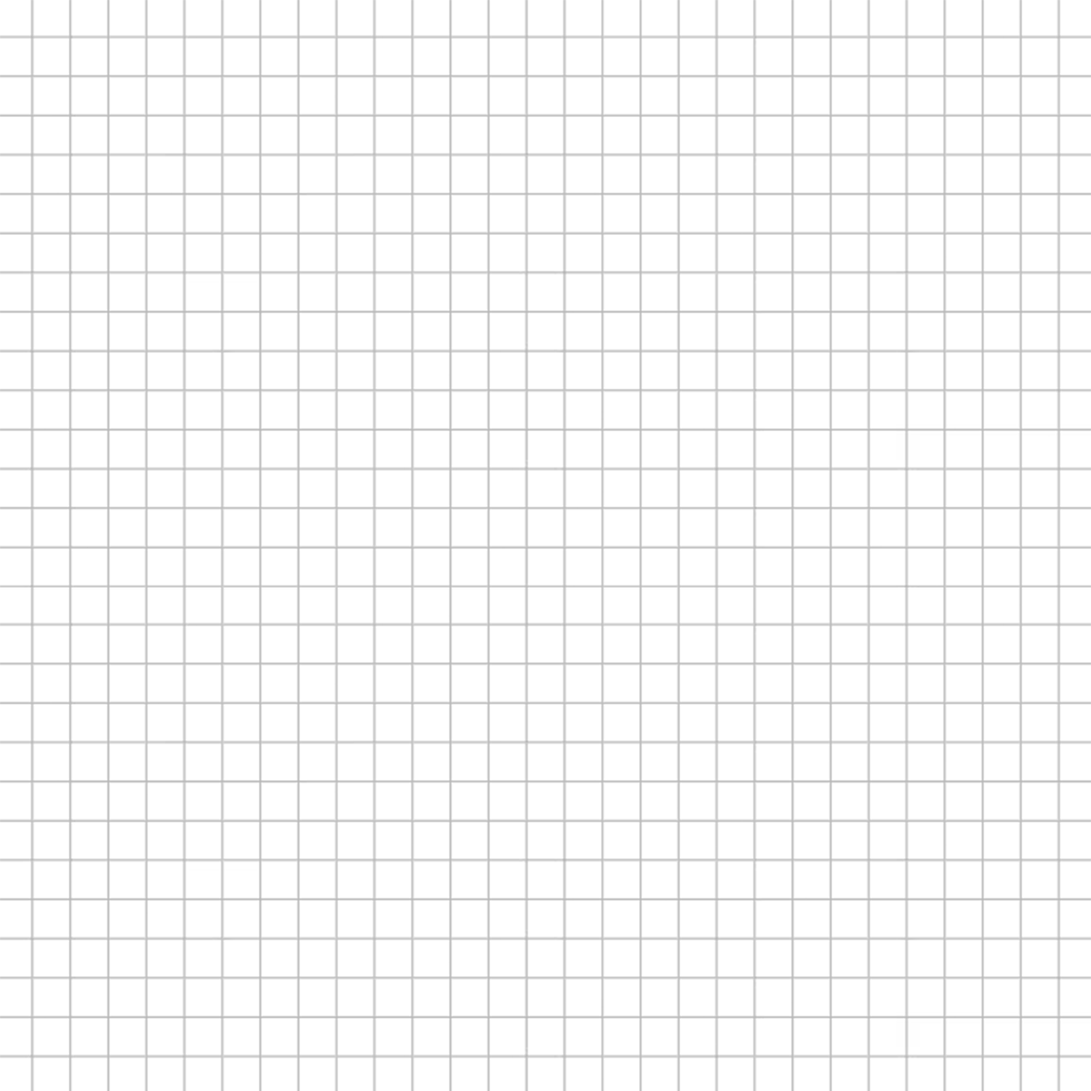
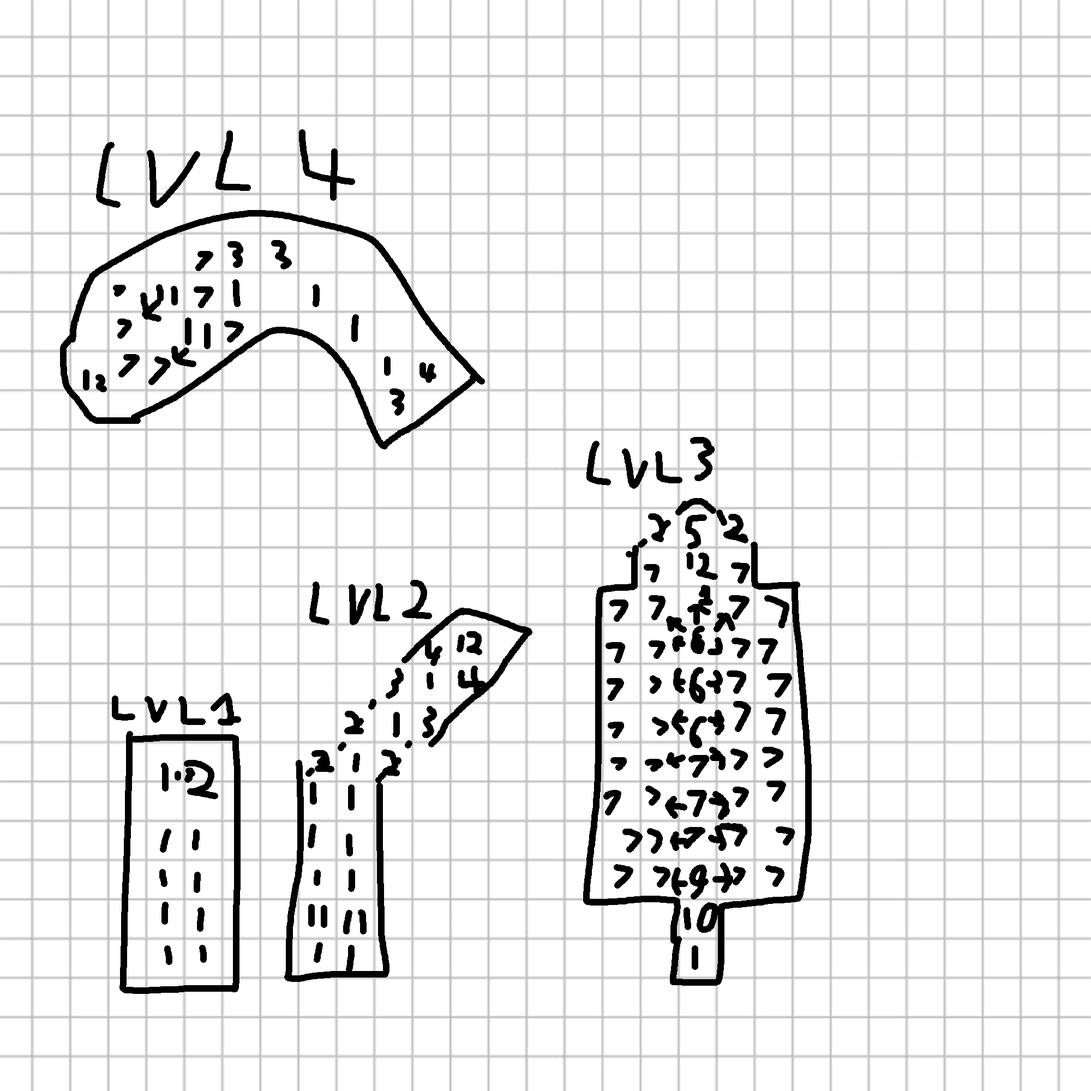
Layers edited between the first and the second 1091×1091 image:
painted on "GridPaper" (1st of 2) over box(60, 129, 813, 995)
